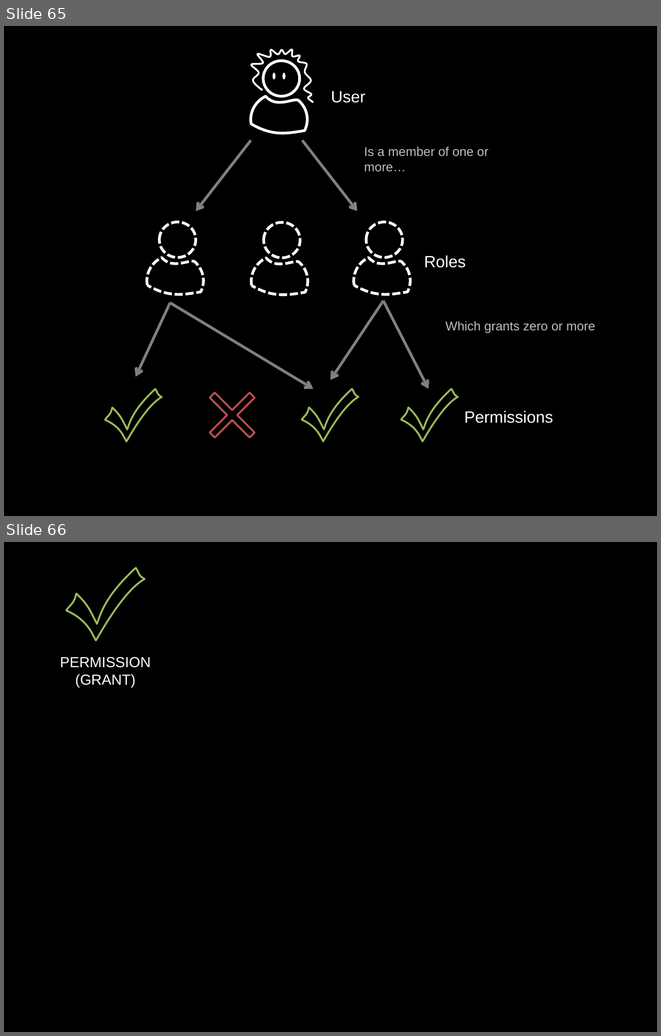
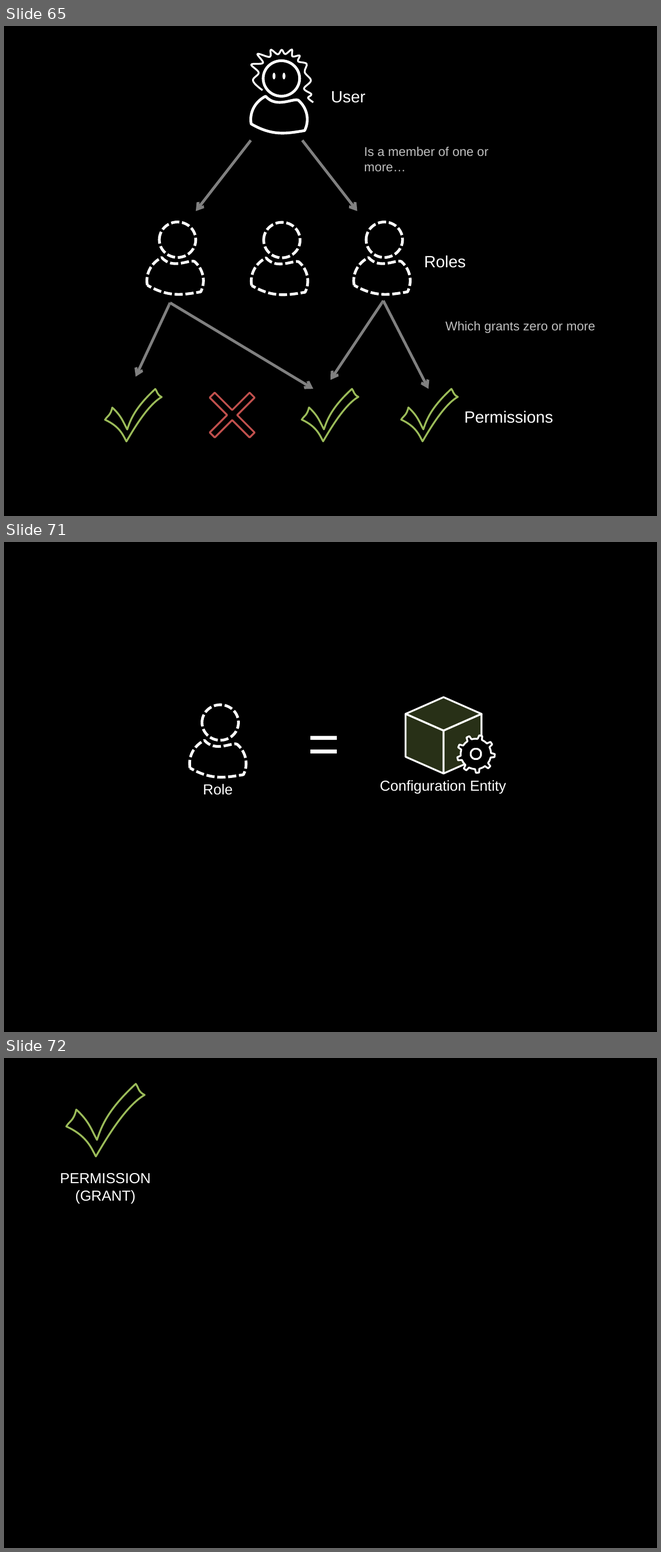
Before and after one commit to raysaltini/handsOnD8SiteBuilder, a slide deck: src/handsOnD8SiteBuilder.pptx. Shown one above the other, each under a label of ours: slides 65 and 66 before the commit, slides 65, 71 and 72 after it; the slides between them are not shown. The pictures are 661x1036 and 661x1552 pixels, drawn with LibreOffice and Linux fonts; fonts in the diff are those of the drawing. Boxes give left, top, right and bottom in pixels: in the first picture for what was removed or moved away, otherwise in the second. Text is boxed around its words. In the diff, an @@ line names an element or a change of style, - is before the commit and + after.

```diff
--- a/src/handsOnD8SiteBuilder.pptx
+++ b/src/handsOnD8SiteBuilder.pptx
@@ slide 71 added at box(4, 542, 657, 1032), background #000000 @@
@@ group added at box(190, 697, 506, 795): 3 texts, 2 ellipses, 2 parallelograms, 1 freeform shape, 1 diamond, 1 gear @@
+Configuration Entity
+Role
+=
@@ what was slide 66 is now slide 72 @@
```
Also in this commit, not shown: 6 other slides added, 1 other file.
